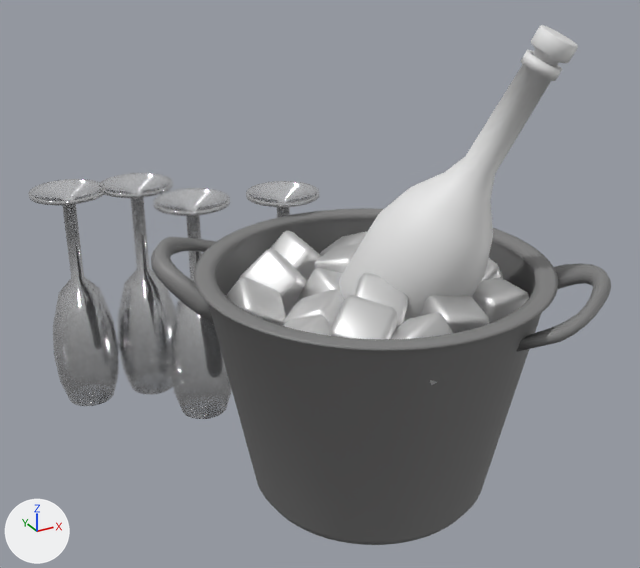
An edit to the FBX model Assets/3D Models/Machines/Skumppa.fbx, drawn before and after from the same camera.
The view is the same before and after, from a 50 mm lens placed at (-0.423, -0.688, 0.592), pointed at (-0.007, 0.068, 0.214). Arrows for +X, +Y and +Z are at lower left; the lights stay in place. Where no turn or scale is listed for an object, it has been applied to the vertices.

Before the edit, the objects in view are built like this:
```python
me_cylinder_004 = bpy.data.meshes.new('Cylinder.004')
me_cylinder_004.from_pydata(...)  # 1152 vertices, 1152 faces; spans x -0.043..0.043, y -0.043..0.043, z 0.002..0.275
me_cylinder_004.materials.append(mat_glass)  # white #fdfdff
me_cylinder_020 = bpy.data.meshes.new('Cylinder.020')
me_cylinder_020.from_pydata(...)  # 1538 vertices, 1600 faces; spans x -0.053..0.125, y -0.112..0.055, z -0.023..0.297
me_cylinder_021 = bpy.data.meshes.new('Cylinder.021')
me_cylinder_021.from_pydata(...)  # 578 vertices, 640 faces; spans x -0.0104..0.0302, y -0.0289..0.0111, z -0.0046..0.0424
ob_champagnebottle = bpy.data.objects.new('champagneBottle', me_cylinder_020)
ob_champagnebottle.location = (0.017, -0.001, 0.172)
ob_champagnecap = bpy.data.objects.new('champagneCap', me_cylinder_021)
ob_champagnecap.location = (0.12, -0.091, 0.447)
ob_glass_002 = bpy.data.objects.new('glass.002', me_cylinder_004)
ob_glass_002.location = (-0.087, 0.224, 0.0)
# also in view: 'glass' at (-0.204, 0.316, 0.142); 'glass.003' at (0.021, 0.209, 0.135); 'glass.001' at (-0.125, 0.308, 0.141); 'cooler' at (0.017, 0.001, 0.138)
```
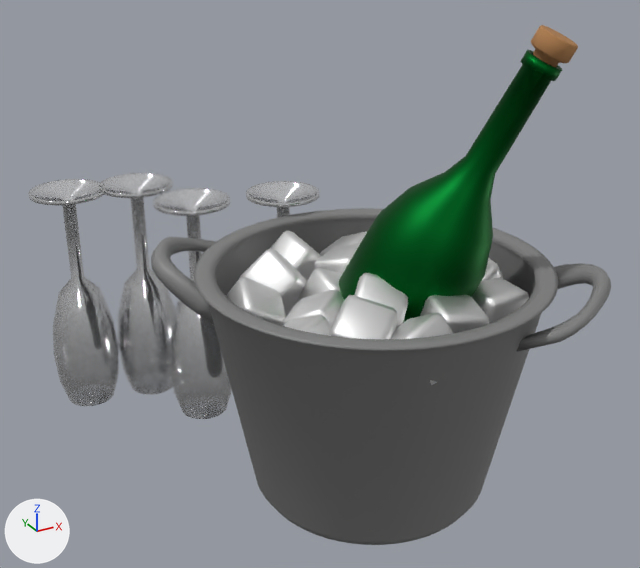
Scene script edits in JSON lines:
```json
{"op": "add", "block": "mat_cap", "code": ["mat_cap = principled_material('Cap')", "mat_cap.base_color = (0.429, 0.21, 0.0799)  # brown #af7e50", "mat_cap.roughness = 1.0"]}
{"op": "add", "block": "mat_champagnebottle", "code": ["mat_champagnebottle = principled_material('ChampagneBottle')", "mat_champagnebottle.base_color = (0.00189, 0.111, 0.0164)  # dark green #065e23", "mat_champagnebottle.metallic = 1.0"]}
{"block": "me_cylinder_020", "where": "me_cylinder_020.from_pydata(...)  # 1538 vertices, 1600 faces; spans x -0.053..0.125, y -0.112..0.055, z -0.023..0.297"}
{"op": "add", "block": "me_cylinder_020", "code": "me_cylinder_020.materials.append(mat_champagnebottle)  # dark green #065e23"}
{"block": "me_cylinder_021", "where": "me_cylinder_021.from_pydata(...)  # 578 vertices, 640 faces; spans x -0.0104..0.0302, y -0.0289..0.0111, z -0.0046..0.0424"}
{"op": "add", "block": "me_cylinder_021", "code": "me_cylinder_021.materials.append(mat_cap)  # brown #af7e50"}
```

Changed parts and their boxes (x1, y1, x2, y2) in the pictures (640 x 568 px):
```json
{"object": "champagneBottle", "change": "recoloured", "before": [339, 50, 562, 323], "after": [339, 50, 562, 323], "on screen": "white to green"}
{"object": "champagneCap", "change": "recoloured", "before": [531, 25, 578, 67], "after": [531, 25, 578, 67], "on screen": "grey to brown"}
```
